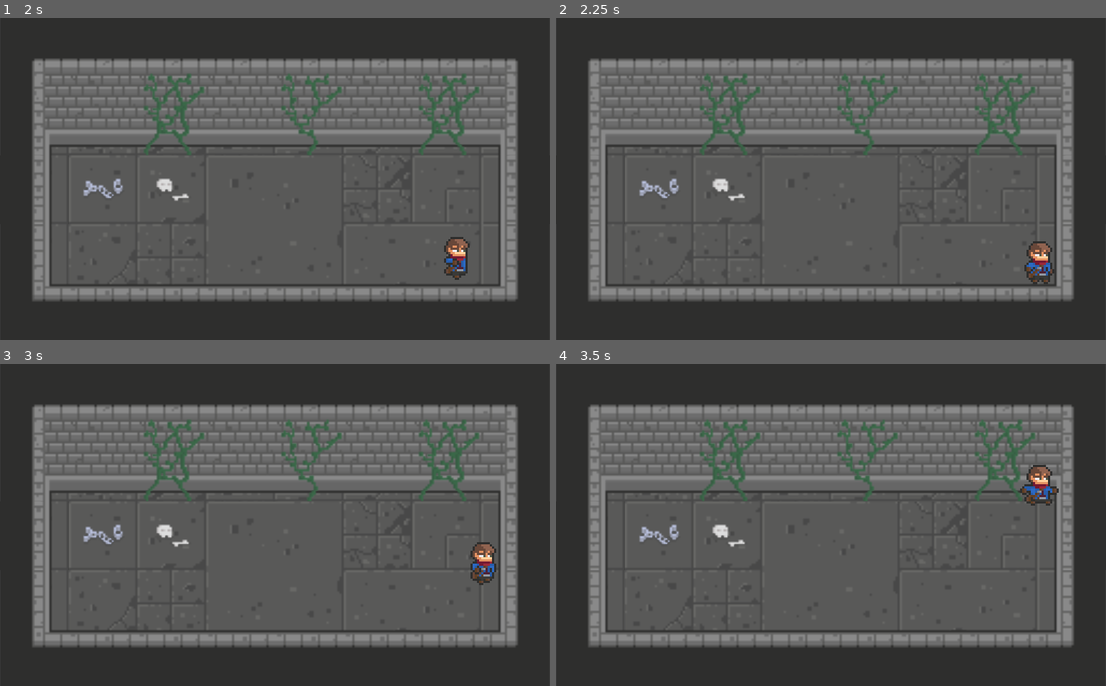
Above: before the commit, frames 1-4 (two rows, left to right).
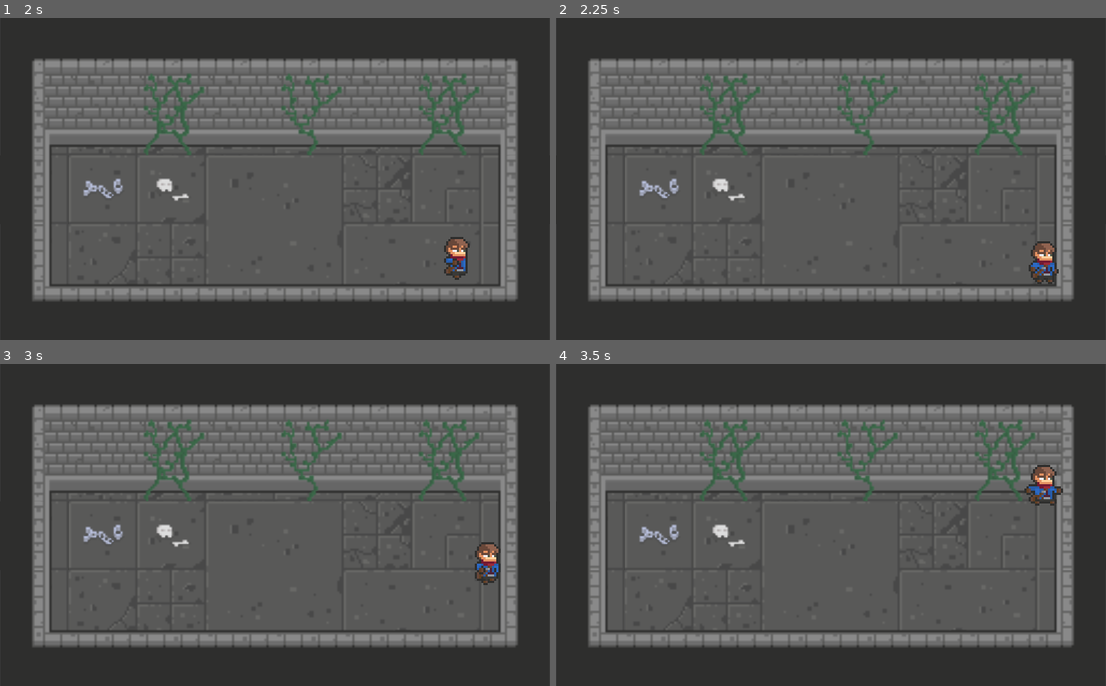
Above: after the commit, the same moments.

Repository: bandreetto/mimic-dungeon
Game: Godot game, scene res://root.tscn
Same seed, same stepped clock (60 frames per second), same inputs: the game is played once before the commit and once after it.
Inputs:
- Up to frame 1 (2 s): tap Enter at 0.5 s; hold Right (ui_right) 0.53-1.28 s; hold Down (ui_down) from 1.28 s (still down)
- Up to frame 2 (2.25 s): release Down (ui_down) at 2.03 s; hold Right (ui_right) from 2.03 s (still down)
- Up to frame 3 (3 s): release Right (ui_right) at 2.78 s; hold Up (ui_up) from 2.78 s (still down)
- Up to frame 4 (3.5 s): keep holding Up (ui_up)

Frame 1 is identical in both runs. In frame 2, 0.5% of the frame differs, in the area x 85-92%, y 69-83%; in frame 3, 0.5%; in frame 4, 0.5%, in the area x 84-93%, y 31-44%.

Commit message:
Remove unnecessary z indexes

Diff:
--- a/environment/walls.tres
+++ b/environment/walls.tres
@@ -27,13 +27,13 @@
 points = PoolVector2Array( 32, 16, 0, 16, 0, 0, 32, 0 )
 
 [sub_resource type="ConvexPolygonShape2D" id=9]
-points = PoolVector2Array( 32, 32, 8, 32, 8, 16, 32, 16 )
+points = PoolVector2Array( 32, 32, 10, 32, 10, 16, 32, 16 )
 
 [sub_resource type="ConvexPolygonShape2D" id=10]
-points = PoolVector2Array( 32, 32, 8, 32, 8, 0, 32, 0 )
+points = PoolVector2Array( 32, 32, 10, 32, 10, 0, 32, 0 )
 
 [sub_resource type="ConvexPolygonShape2D" id=11]
-points = PoolVector2Array( 8, 32, 0, 32, 0, 28, 8, 28 )
+points = PoolVector2Array( 10, 32, 0, 32, 0, 28, 10, 28 )
 
 [sub_resource type="ConvexPolygonShape2D" id=12]
 points = PoolVector2Array( 32, 32, 0, 32, 0, 28, 32, 28 )
@@ -105,7 +105,7 @@
 0/autotile/occluder_map = [  ]
 0/autotile/navpoly_map = [  ]
 0/autotile/priority_map = [  ]
-0/autotile/z_index_map = [ Vector3( 0, 0, 1 ), Vector3( 0, 1, 1 ), Vector3( 0, 2, 1 ), Vector3( 0, 3, 1 ), Vector3( 1, 0, 1 ), Vector3( 1, 1, 1 ), Vector3( 1, 2, 1 ), Vector3( 1, 3, 1 ), Vector3( 2, 0, 1 ), Vector3( 2, 1, 1 ), Vector3( 2, 2, 1 ), Vector3( 2, 3, 1 ), Vector3( 7, 1, 1 ) ]
+0/autotile/z_index_map = [ Vector3( 7, 1, 1 ) ]
 0/occluder_offset = Vector2( 0, 0 )
 0/navigation_offset = Vector2( 0, 0 )
 0/shape_offset = Vector2( 0, 0 )
@@ -223,7 +223,7 @@
 1/autotile/occluder_map = [  ]
 1/autotile/navpoly_map = [  ]
 1/autotile/priority_map = [  ]
-1/autotile/z_index_map = [ Vector3( 0, 1, 1 ), Vector3( 2, 1, 1 ) ]
+1/autotile/z_index_map = [  ]
 1/occluder_offset = Vector2( 0, 0 )
 1/navigation_offset = Vector2( 0, 0 )
 1/shape_offset = Vector2( 0, 0 )
--- a/levels/level-1.tscn
+++ b/levels/level-1.tscn
@@ -7,20 +7,19 @@
 
 [node name="level-1" type="Node2D"]
 
+[node name="Floors" type="TileMap" parent="."]
+tile_set = ExtResource( 3 )
+cell_size = Vector2( 32, 32 )
+format = 1
+tile_data = PoolIntArray( 65536, 0, 0, 65537, 0, 6, 65538, 0, 4, 65539, 0, 5, 65540, 0, 3, 65541, 0, 2, 65542, 0, 1, 65543, 0, 7, 131072, 0, 65536, 131073, 0, 65537, 131074, 0, 65538, 131075, 0, 65539, 131076, 0, 65540, 131077, 0, 65541, 131078, 0, 65542, 131079, 0, 65543, 196608, 0, 65536, 196609, 0, 131073, 196610, 0, 131074, 196611, 0, 131075, 196612, 0, 131076, 196613, 0, 131077, 196614, 0, 131078, 196615, 0, 131079 )
+
 [node name="Walls" type="TileMap" parent="."]
 tile_set = ExtResource( 2 )
 cell_size = Vector2( 32, 32 )
 format = 1
 tile_data = PoolIntArray( 0, 0, 0, 1, 0, 1, 2, 0, 1, 3, 0, 1, 4, 0, 1, 5, 0, 1, 6, 0, 1, 7, 0, 2, 65536, 0, 65536, 6553 …(455 unchanged characters)…
 
-[node name="Floors" type="TileMap" parent="."]
-tile_set = ExtResource( 3 )
-cell_size = Vector2( 32, 32 )
-format = 1
-tile_data = PoolIntArray( 65536, 0, 0, 65537, 0, 6, 65538, 0, 4, 65539, 0, 5, 65540, 0, 3, 65541, 0, 2, 65542, 0, 1, 65543, 0, 7, 131072, 0, 65536, 131073, 0, 65537, 131074, 0, 65538, 131075, 0, 65539, 131076, 0, 65540, 131077, 0, 65541, 131078, 0, 65542, 131079, 0, 65543, 196608, 0, 65536, 196609, 0, 131073, 196610, 0, 131074, 196611, 0, 131075, 196612, 0, 131076, 196613, 0, 131077, 196614, 0, 131078, 196615, 0, 131079 )
-
 [node name="Miscellaneous" type="TileMap" parent="."]
-z_index = 3
 tile_set = ExtResource( 1 )
 cell_size = Vector2( 32, 32 )
 format = 1
@@ -28,4 +27,3 @@
 
 [node name="KinematicBody2D" parent="." instance=ExtResource( 4 )]
 position = Vector2( 133, 81 )
-z_index = 4
